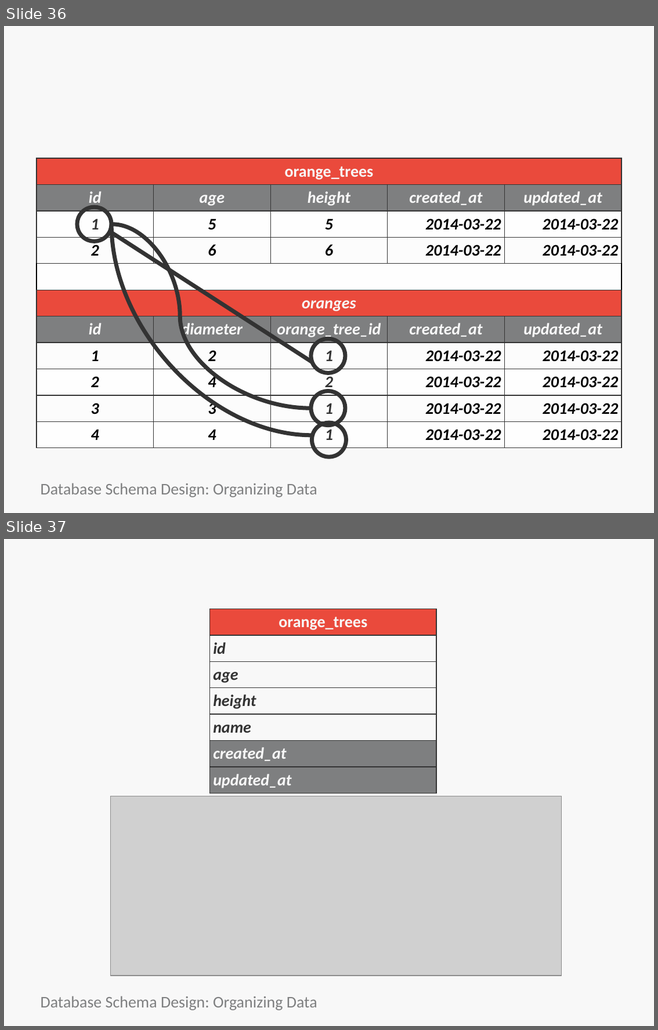
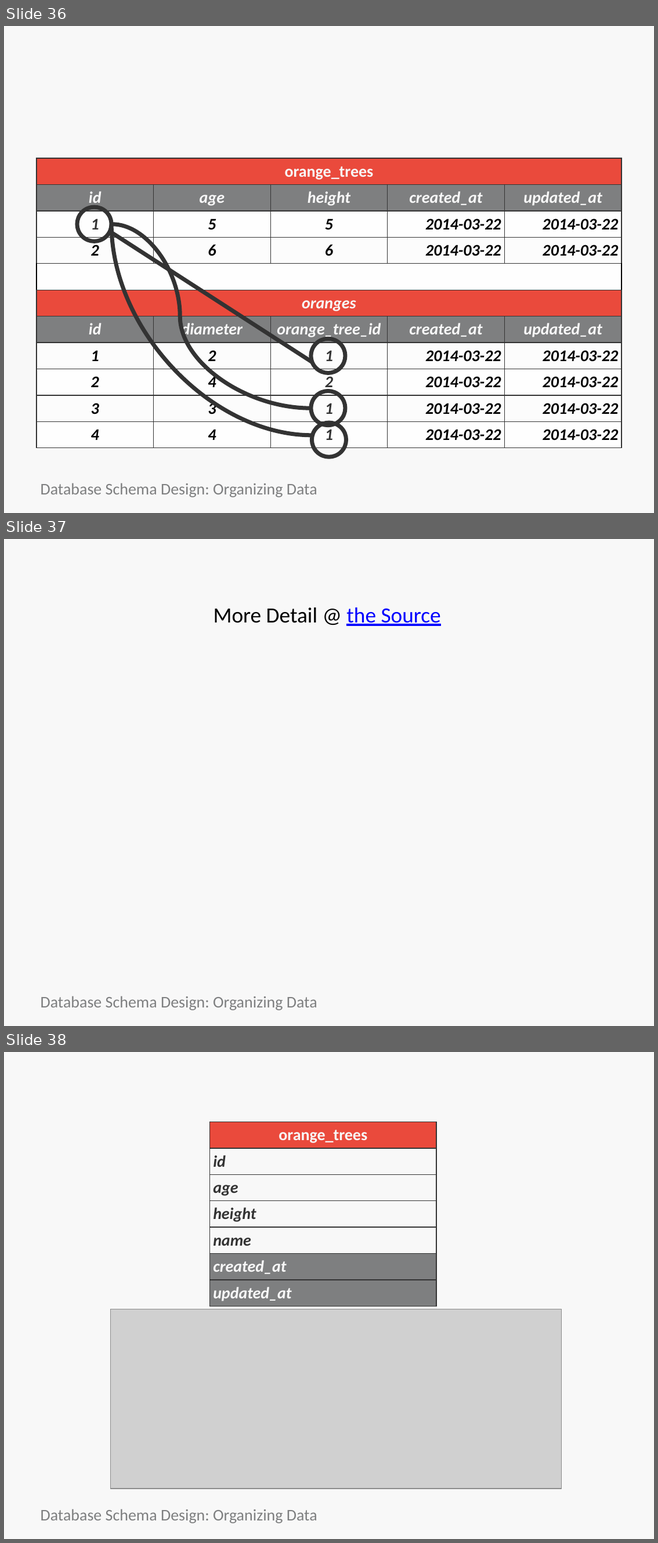
Before and after one commit to bootcoder/sql_schema_design_basics, a slide deck: HTC-schema-sql.pptx. Shown one above the other, each under a label of ours: slides 36 and 37 before the commit, slides 36, 37 and 38 after it. The pictures are 658x1030 and 658x1543 pixels, drawn with LibreOffice and Linux fonts; fonts in the diff are those of the drawing; grey boxes stand for pictures; background and template pictures are left out. Boxes give left, top, right and bottom in pixels: in the first picture for what was removed or moved away, otherwise in the second. Text is boxed around its words. In the diff, an @@ line names an element or a change of style, - is before the commit and + after.

Commit message:
add SQL joins slide

```diff
--- a/HTC-schema-sql.pptx
+++ b/HTC-schema-sql.pptx
@@ slide 37 added at box(4, 539, 654, 1026), background picture (left out) @@
@@ text added at box(213, 607, 441, 626), 24 pt, text #000000 @@
+More Detail @ the Source
@@ title added at box(252, 607, 405, 612), 44 pt, text #F8F8F8, bold @@
+SQL Joins
@@ text added at box(41, 996, 317, 1011), 18 pt, text #7E7F80 @@
+Database Schema Design: Organizing Data
@@ what was slide 37 is now slide 38 @@
```
Also in this commit, not shown: 2 other files.
